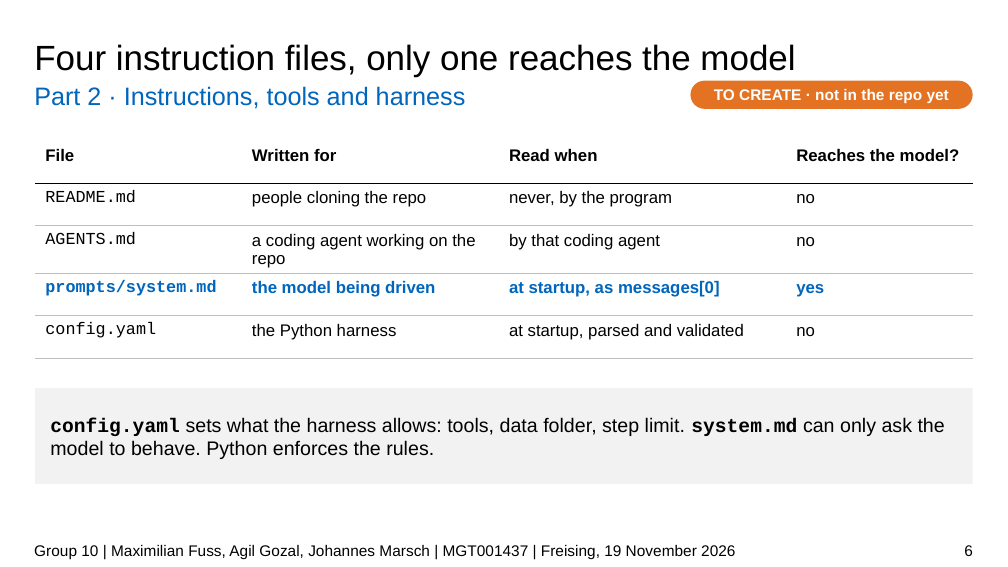
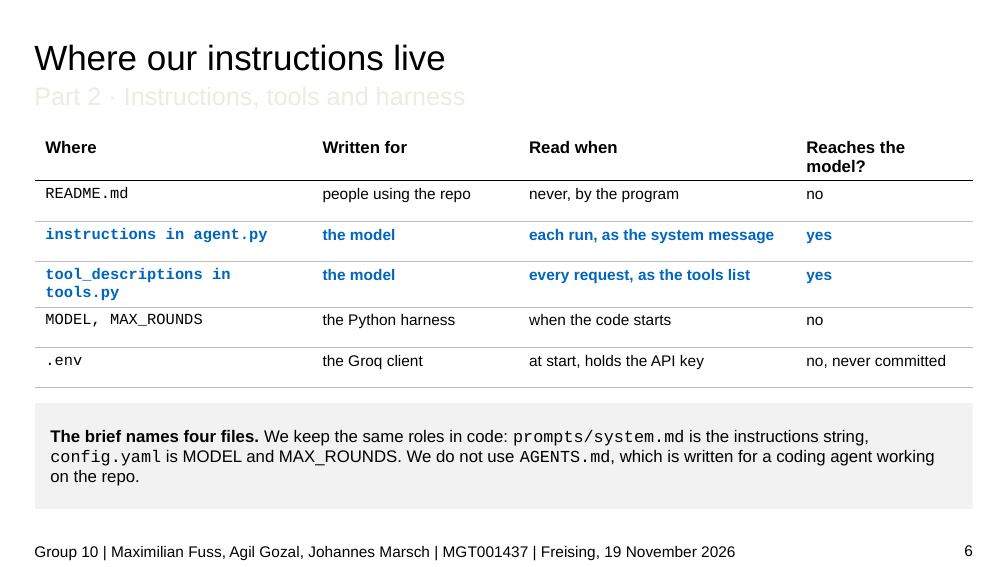
Before and after one commit to JPMarsch/Python_Group_10, a slide deck: slide 6 of presentation/G10_presentation_draft.pptx. Drawn at 1008x567 pixels with LibreOffice and Linux fonts; fonts in the diff are those of the drawing; background and template pictures are left out. Boxes give left, top, right and bottom in pixels: in the first picture for what was removed or moved away, otherwise in the second. Text is boxed around its words. In the diff, an @@ line names an element or a change of style, - is before the commit and + after.

```diff
--- a/presentation/G10_presentation_draft.pptx
+++ b/presentation/G10_presentation_draft.pptx
@@ title at box(34, 44, 445, 71): text changed @@
-Four instruction files, only one reaches the model
+Where our instructions live
@@ text "Part 2 · Instructions, tools ..." at box(34, 76, 973, 111): text colour #0065BD to #EEECE1 @@
@@ rounded rectangle removed at box(690, 81, 973, 109) @@
-TO CREATE · not in the repo yet
@@ table at box(35, 133, 973, 392) @@
-row 1: File | Written for | Read when | Reaches the model?
-row 2: README.md | people cloning the repo | never, by the program | no
-row 3: AGENTS.md | a coding agent working on the repo | by that coding agent | no
-row 4: prompts/system.md | the model being driven | at startup, as messages[0] | yes
-row 5: config.yaml | the Python harness | at startup, parsed and validated | no
+row 1: Where | Written for | Read when | Reaches the model?
+row 2: README.md | people using the repo | never, by the program | no
+row 3: instructions in agent.py | the model | each run, as the system message | yes
+row 4: tool_descriptions in tools.py | the model | every request, as the tools list | yes
+row 5: MODEL, MAX_ROUNDS | the Python harness | when the code starts | no
+row 6: .env | the Groq client | at start, holds the API key | no, never committed
@@ table: place and size @@
-table at box(35, 141, 973, 361)
+table at box(35, 133, 973, 392)
@@ rectangle "The brief names four files. ...": place and size @@
-rectangle "The brief names four files. ..." at box(35, 388, 973, 484)
+rectangle "The brief names four files. ..." at box(35, 403, 973, 509)
@@ text in rectangle at box(50, 430, 935, 486): text changed; size 14 to 12 pt @@
-config.yaml sets what the harness allows: tools, data folder, step limit. system.md can only ask the model to behave. Python enforces the rules.
+The brief names four files. We keep the same roles in code: prompts/system.md is the instructions string, config.yaml is MODEL and MAX_ROUNDS. We do not use AGENTS.md, which is written for a coding agent working on the repo.
```
Also in this commit, not shown: 15 other slides changed.
